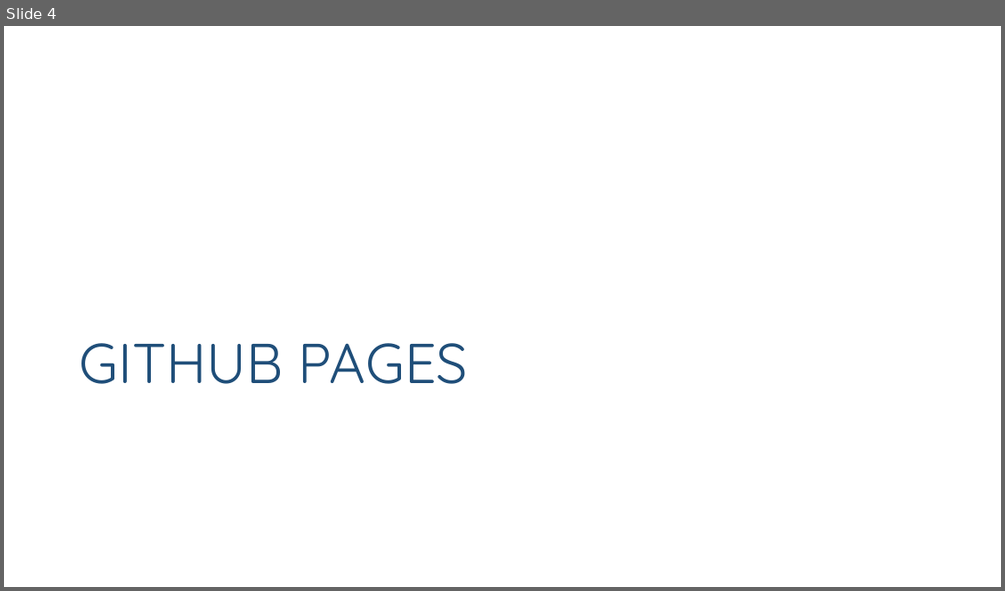
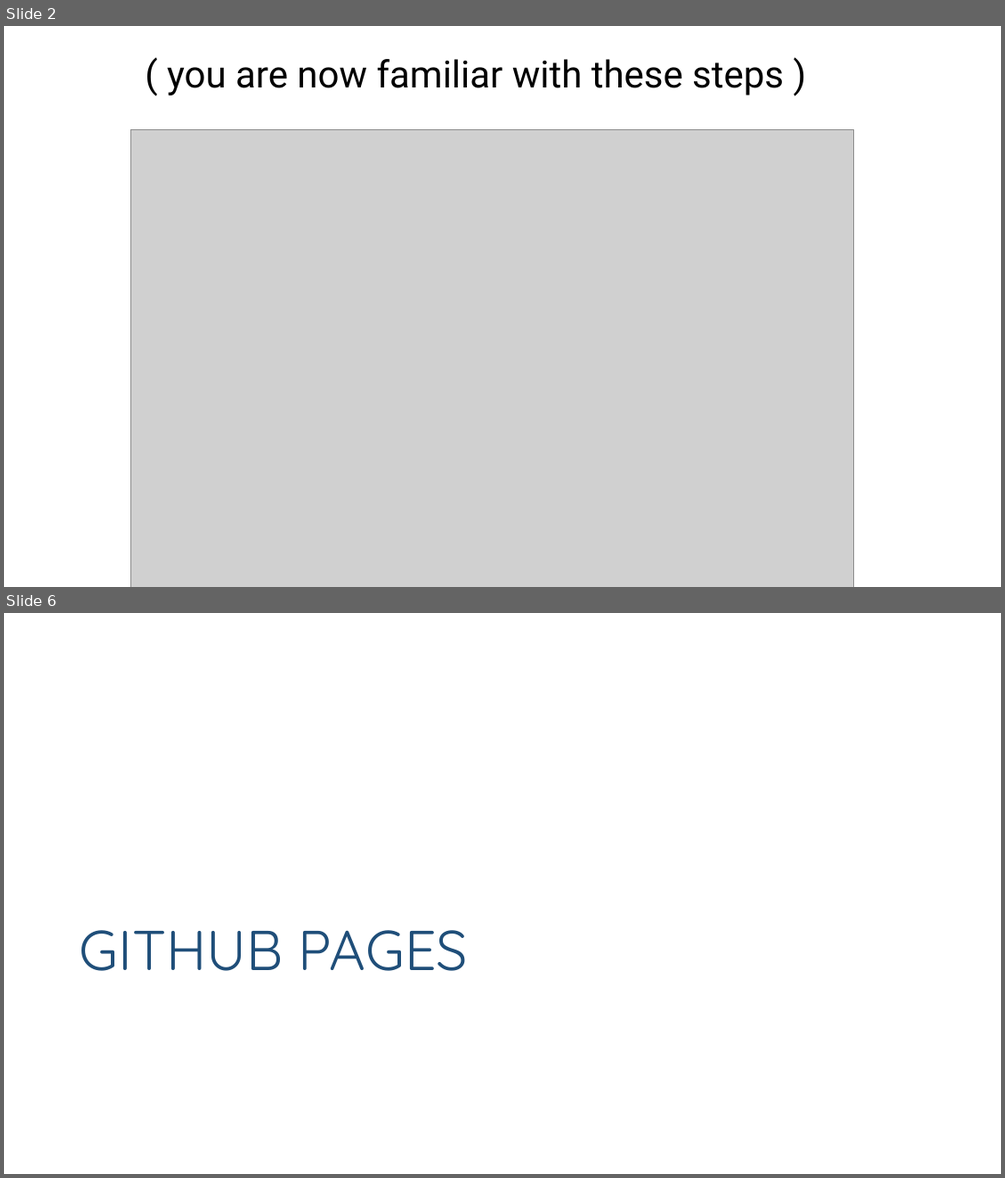
Before and after one commit to Watts-College/paf-514-template, a slide deck: lectures/github-pages.pptx. Shown one above the other, each under a label of ours: slide 4 before the commit, slides 2 and 6 after it; the slides between them are not shown. The pictures are 1005x591 and 1005x1178 pixels, drawn with LibreOffice and Linux fonts; fonts in the diff are those of the drawing; grey boxes stand for pictures. Boxes give left, top, right and bottom in pixels: in the first picture for what was removed or moved away, otherwise in the second. Text is boxed around its words. In the diff, an @@ line names an element or a change of style, - is before the commit and + after.

```diff
--- a/lectures/github-pages.pptx
+++ b/lectures/github-pages.pptx
@@ slide 2 added at [4, 26, 1001, 587], background #FFFFFF @@
@@ text added at [167, 59, 784, 95], 36 pt, text #000000 @@
+( you are now familiar with these steps )
@@ picture added at [131, 129, 853, 587] @@
@@ what was slide 4 is now slide 6 @@
```
Also in this commit, not shown: 14 other slides added, 2 slides removed, 1 other file.
